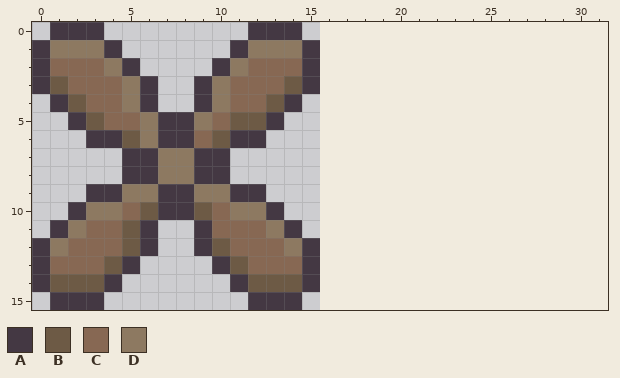
Edited in one commit: pixel-art file (assets/05_map/moulinIcon.aseprite). This is how it looked before the edit.
16x16 pixels, 1 frame. The old version is drawn lined up with the new one, on the new canvas.
Palette (. is transparent): A #443843  B #6d5a45  C #876853  D #8d7961
Pixels before, first column x 0:
 0 .AAA........AAA.
 1 ADDDA......ADDDA
 2 ACCCDA....ADCCCA
 3 ABCCCDA..ADCCCBA
 4 .ABCCDA..ADCCBA.
 5 ..ABCCDAADCBBA..
 6 ...AABDAACBAA...
 7 .....AADDAA.....
 8 .....AADDAA.....
 9 ...AADDAADDAA...
10 ..ADDCBAABCDDA..
11 .ADCCBA..ACCCDA.
12 ADCCCBA..ABCCCDA
13 ACCCBA....ABCCCA
14 ABBBA......ABBBA
15 .AAA........AAA.
Once edited:
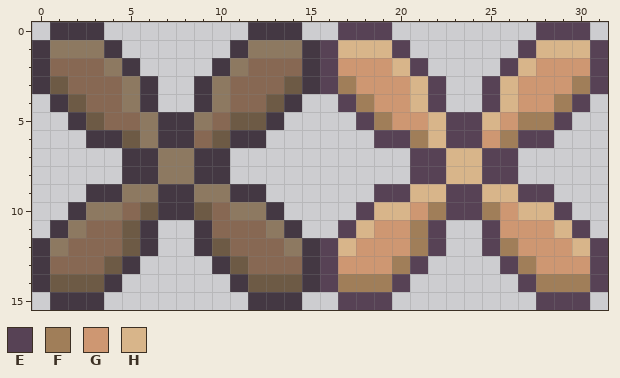
Colours new in this view: E #574255  F #a07e59  G #ce9772  H #d8b58a
From the commit log: added MapIcons Hovers
From old to new:
{"change": "canvas 16x16 -> 32x16"}
{"y":0,"x":17,"old":"...","new":"EEE"}
{"y":0,"x":28,"old":"...","new":"EEE"}
{"y":1,"x":16,"old":".....","new":"EHHHE"}
{"y":1,"x":27,"old":".....","new":"EHHHE"}
{"y":2,"x":16,"old":"......","new":"EGGGHE"}
{"y":2,"x":26,"old":"......","new":"EHGGGE"}
{"y":3,"x":16,"old":".......","new":"EFGGGHE"}
{"y":3,"x":25,"old":".......","new":"EHGGGFE"}
{"y":4,"x":17,"old":"......","new":"EFGGHE"}
{"y":4,"x":25,"old":"......","new":"EHGGFE"}
{"y":5,"x":18,"old":"............","new":"EFGGHEEHGFFE"}
{"y":6,"x":19,"old":"..........","new":"EEFHEEGFEE"}
{"y":7,"x":21,"old":"......","new":"EEHHEE"}
{"y":8,"x":21,"old":"......","new":"EEHHEE"}
{"y":9,"x":19,"old":"..........","new":"EEHHEEHHEE"}
{"y":10,"x":18,"old":"............","new":"EHHGFEEFGHHE"}
{"y":11,"x":17,"old":"......","new":"EHGGFE"}
{"y":11,"x":25,"old":"......","new":"EGGGHE"}
{"y":12,"x":16,"old":".......","new":"EHGGGFE"}
{"y":12,"x":25,"old":".......","new":"EFGGGHE"}
{"y":13,"x":16,"old":"......","new":"EGGGFE"}
{"y":13,"x":26,"old":"......","new":"EFGGGE"}
{"y":14,"x":16,"old":".....","new":"EFFFE"}
{"y":14,"x":27,"old":".....","new":"EFFFE"}
{"y":15,"x":17,"old":"...","new":"EEE"}
{"y":15,"x":28,"old":"...","new":"EEE"}
